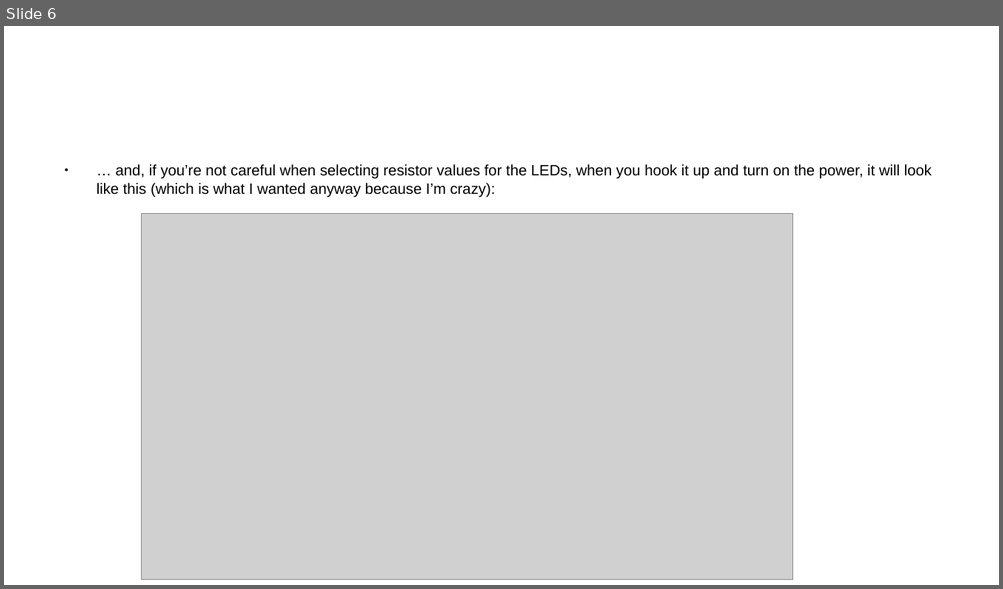
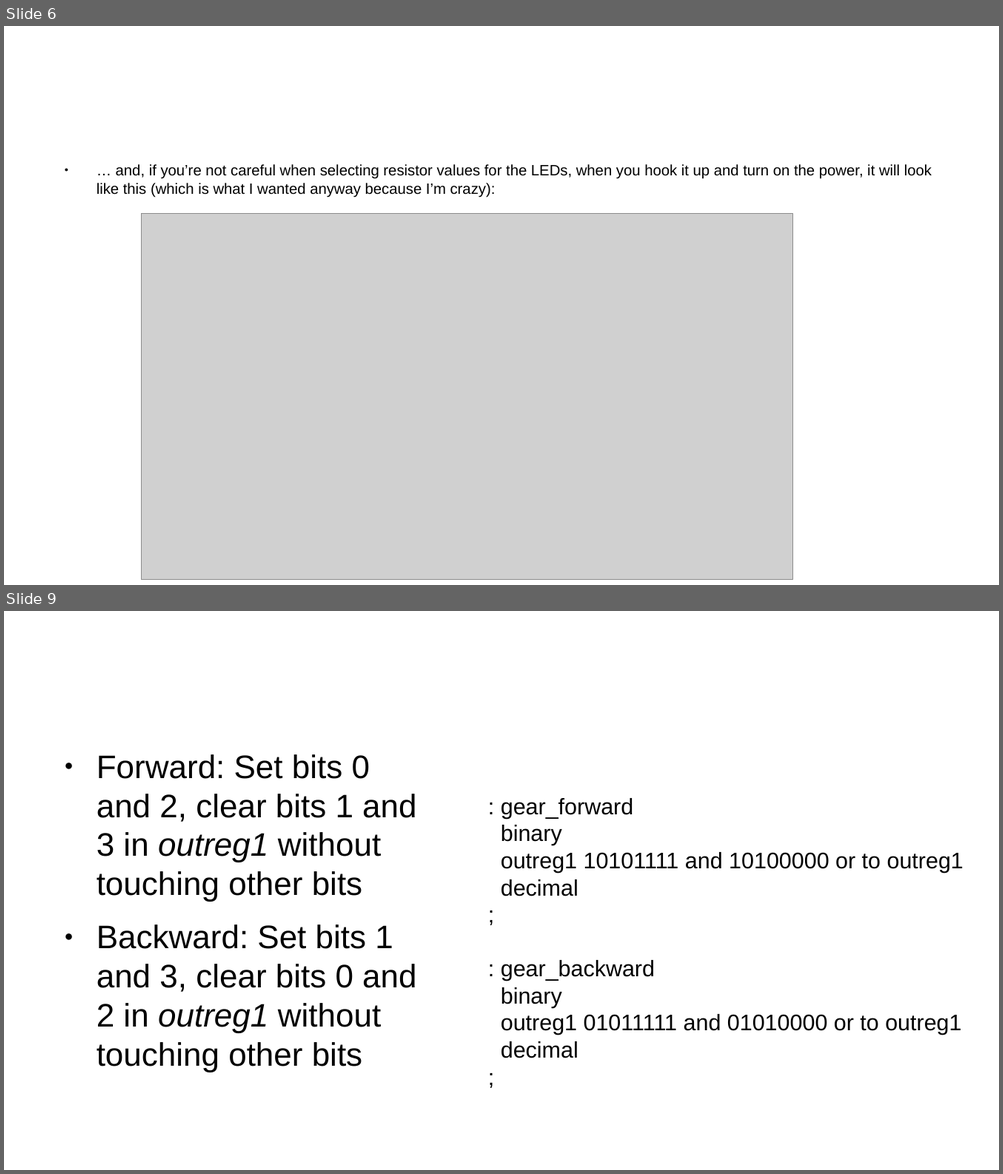
Before and after one commit to turnimator/esp32superexpander, a slide deck: SuperexpanderPresentation.odp. Shown one above the other, each under a label of ours: slide 6 before the commit, slides 6 and 9 after it; the slides between them are not shown. The pictures are 1003x589 and 1003x1174 pixels, drawn with LibreOffice and Linux fonts; fonts in the diff are those of the drawing; grey boxes stand for pictures; background and template pictures are left out. Boxes give left, top, right and bottom in pixels: in the first picture for what was removed or moved away, otherwise in the second. Text is boxed around its words. In the diff, an @@ line names an element or a change of style, - is before the commit and + after.

Commit message:
Finished slides

```diff
--- a/SuperexpanderPresentation.odp
+++ b/SuperexpanderPresentation.odp
@@ slide 9 added at [4,611,999,1170], background #FFFFFF @@
@@ text added at [96,755,416,1073], 26 pt, text #000000 @@
+● Forward: Set bits 0 and 2, clear bits 1 and 3 in outreg1 without touching other bits
+● Backward: Set bits 1 and 3, clear bits 0 and 2 in outreg1 without touching other bits
@@ title added at [501,798,654,981], 35.7 pt, text #FFFFFF @@
+Gear_forward, Gear_backward
@@ text added at [501,825,963,1059], 18 pt, text #000000 @@
+: gear_forward
+binary
+outreg1 10101111 and 10100000 or to outreg1
+decimal
+;
+: gear_backward
+binary
+outreg1 01011111 and 01010000 or to outreg1
+decimal
+;
```
Also in this commit, not shown: 4 other slides added, 1 slide removed.
